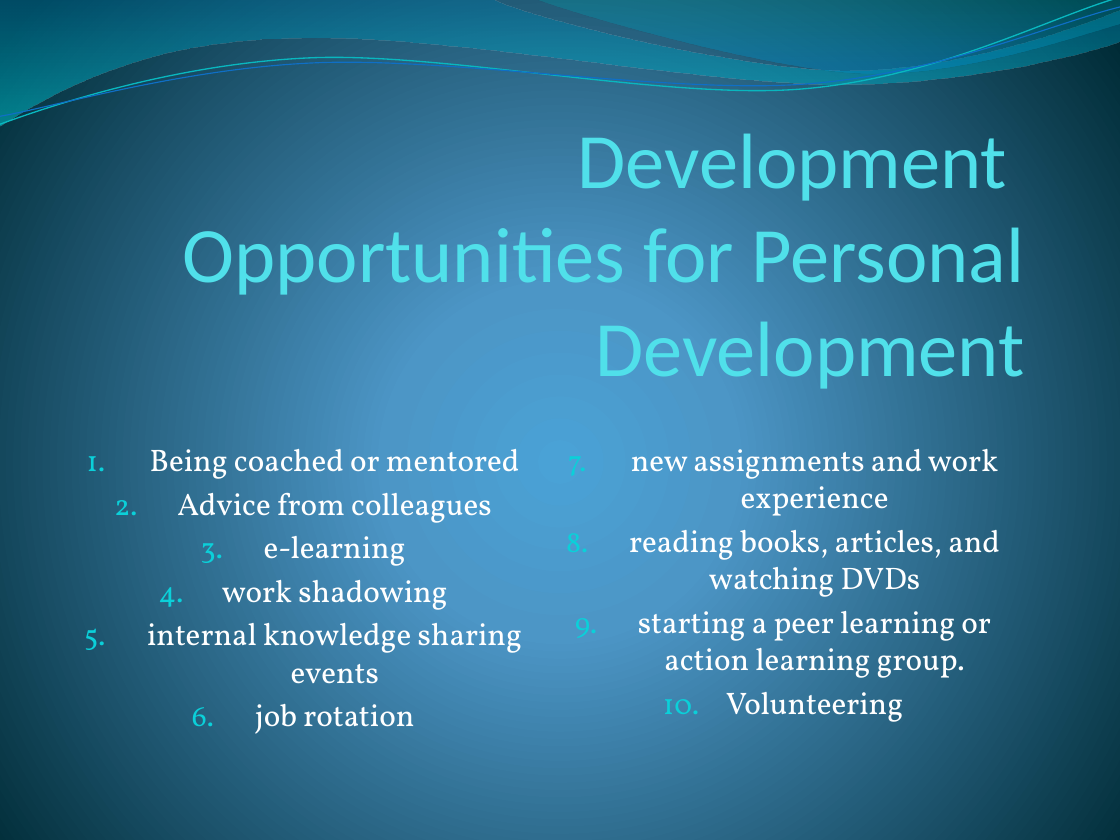
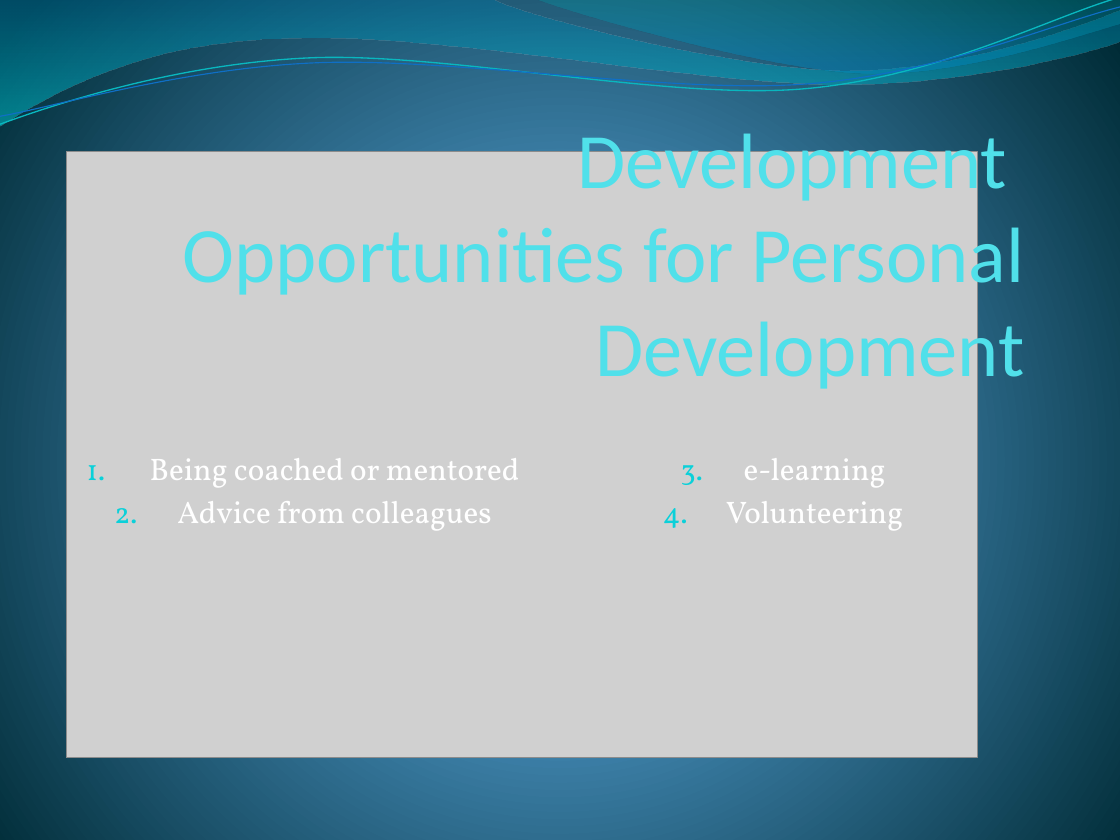
Before and after one commit to CrazeeIvan/ICT_P-PDev, a slide deck: slide 4 of Personal.pptx. Drawn at 1120x840 pixels with LibreOffice and Linux fonts; fonts in the diff are those of the drawing; grey boxes stand for pictures. Boxes give left, top, right and bottom in pixels: in the first picture for what was removed or moved away, otherwise in the second. Text is boxed around its words. In the diff, an @@ line names an element or a change of style, - is before the commit and + after.

```diff
--- a/Personal.pptx
+++ b/Personal.pptx
@@ picture added at <box>66,151,978,757</box> @@
@@ subtitle "Being coached or mentored": place and size @@
-subtitle "Being coached or mentored" at <box>147,449,1000,734</box>
+subtitle "Being coached or mentored" at <box>150,458,903,530</box>
@@ subtitle at <box>147,449,1000,734</box>: paragraphs removed @@
-4. work shadowing
-5. internal knowledge sharing events
-6. job rotation
-7. new assignments and work experience
-8. reading books, articles, and watching DVDs
-9. starting a peer learning or action learning group.
```
Also in this commit, not shown: 5 other slides changed, 3 slides added, 2 slides removed.
